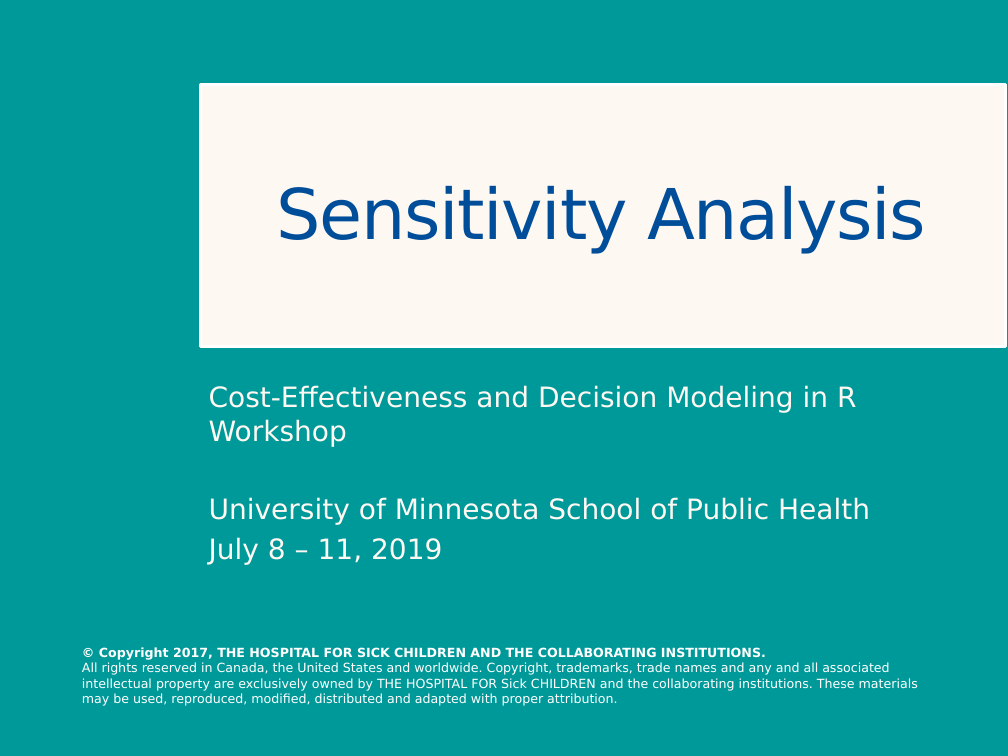
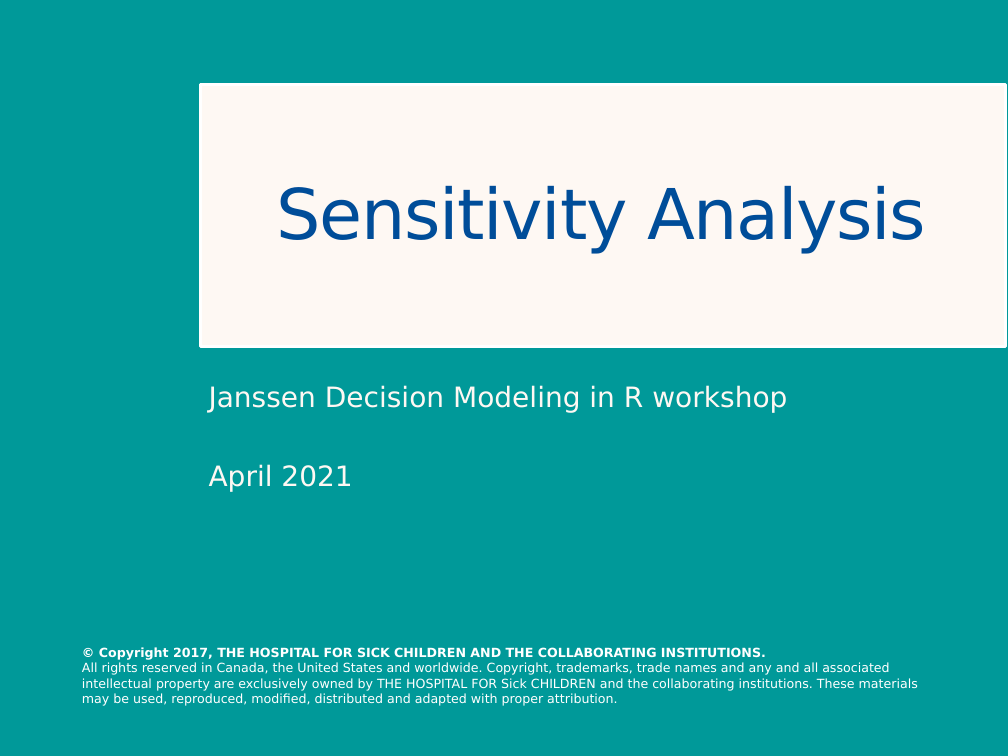
Before and after one commit to DARTH-git/Course-Modularization, a slide deck: slide 1 of static/Course_Modularization/Sensitivity analysis/slides/SensitivityAnalysis.pptx. Drawn at 1008x756 pixels with LibreOffice and Linux fonts; fonts in the diff are those of the drawing. Boxes give left, top, right and bottom in pixels: in the first picture for what was removed or moved away, otherwise in the second. Text is boxed around its words. In the diff, an @@ line names an element or a change of style, - is before the commit and + after.

```diff
--- a/static/Course_Modularization/Sensitivity analysis/slides/SensitivityAnalysis.pptx
+++ b/static/Course_Modularization/Sensitivity analysis/slides/SensitivityAnalysis.pptx
@@ subtitle at (x1=209, y1=385, x2=787, y2=492): text changed @@
-Cost-Effectiveness and Decision Modeling in R Workshop
-University of Minnesota School of Public Health
-July 8 – 11, 2019
+Janssen Decision Modeling in R workshop
+April 2021
```
Also in this commit, not shown: 1 other file.
